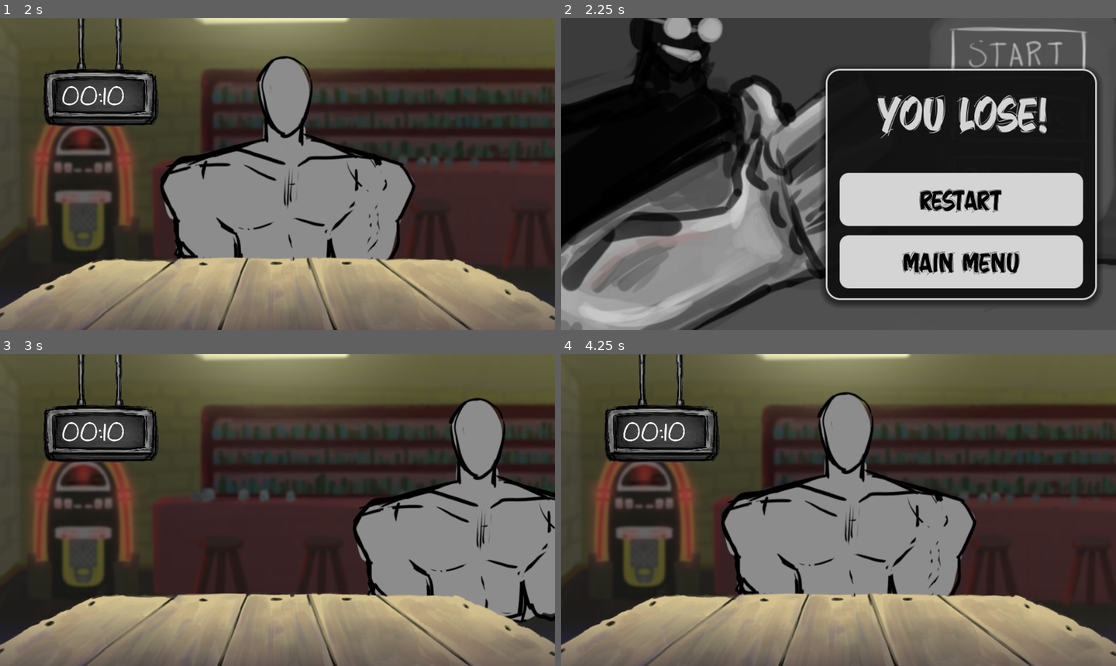
Above: before the commit, frames 1-4 (two rows, left to right).
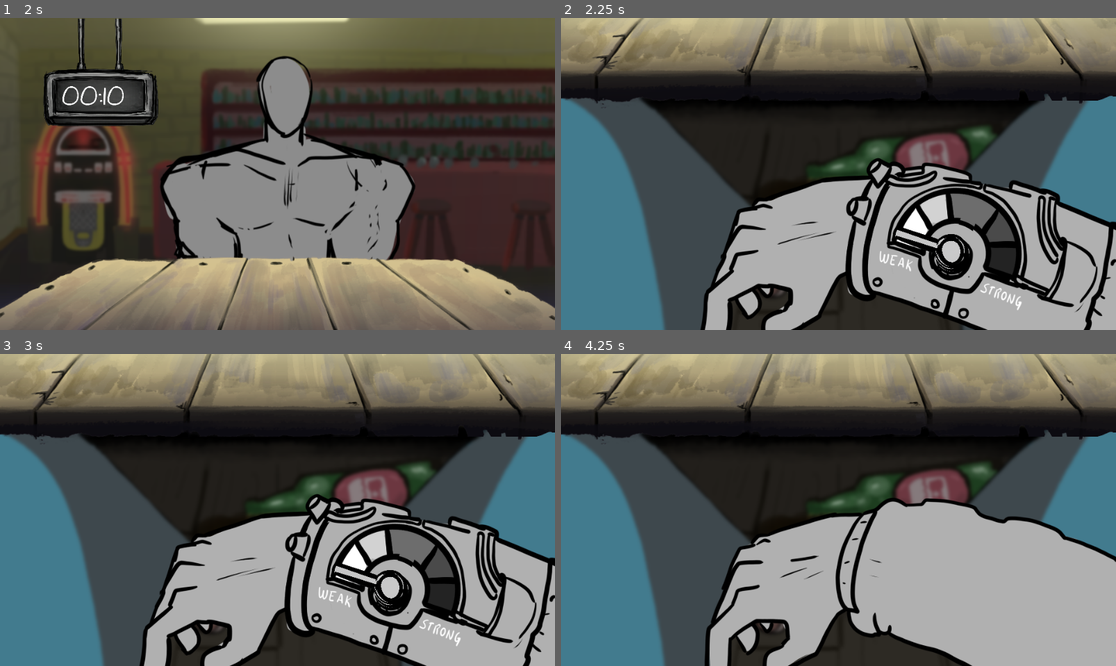
Above: after the commit, the same moments.

Repository: GinoNovello/ImachineWinning
Game: Godot game, scene res://Scenes/MainMenu/MainMenu.tscn
Two runs of this game, one before a commit and one after it. Both use one fixed random seed, a clock stepped at 60 frames per second and the inputs below.
Inputs (mouse positions are in pixels of both pictures, inside the frame that each line leads up to):
- Up to frame 1 (2 s): click "New Game" at 0.5 s; tap Enter (ui_accept) at 1.25, 1.52 s; hold Right (ui_right) from 1.28 s (still down); hold Space from 1.28 s (still down)
- Up to frame 2 (2.25 s): release Right (ui_right) at 2.03 s; release Space at 2.03 s; hold Down (ui_down) from 2.03 s (still down); tap Space at 2.1 s
- Up to frame 3 (3 s): tap Enter (ui_accept) at 2.27 s; release Down (ui_down) at 2.75 s; click (399, 534) at 2.75 s, where only the run before the commit has a clickable "Restart"
- Up to frame 4 (4.25 s): hold Right (ui_right) from 3.53 s (still down); hold Space from 3.53 s (still down)

Frame 1 is identical in both runs. In frame 2, 82% of the frame differs, in the area x 0-100%, y 0-100%; in frame 3, 91%; in frame 4, 93%.

Commit message:
fix: sleeve up ends prematurely if opponnent not animated

Diff:
--- a/scripts/core/referee.gd
+++ b/scripts/core/referee.gd
@@ -22,7 +22,6 @@
 
 	clock.start()
 	match_started = true
-	checkImmediateConditions()
 
 func startMatch(_player: Player, _opponent: Opponent):
 	player = _player
